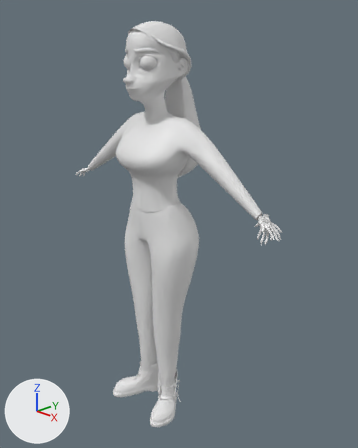
One commit to the Blender file mavis.blend: the scene before it, then after it.
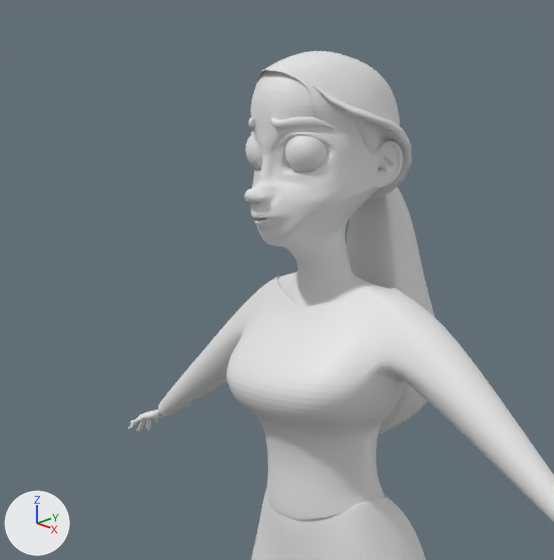
The first picture shows the older version from a 50 mm camera at (2.46, -2.14, 2.57) aimed at (0.07, 0.12, 1.4). The close-ups show both versions on the part from 7% to 70% of the width and 0% to 51% of the height of that picture; other places that the commit changed are outside them. Every picture has the same lights, and +X, +Y and +Z are marked at lower left.

The first close-up shows 'back hair', 'body', 'eye', 'pants', 'scalp', 'shirt', 'side hair d'.
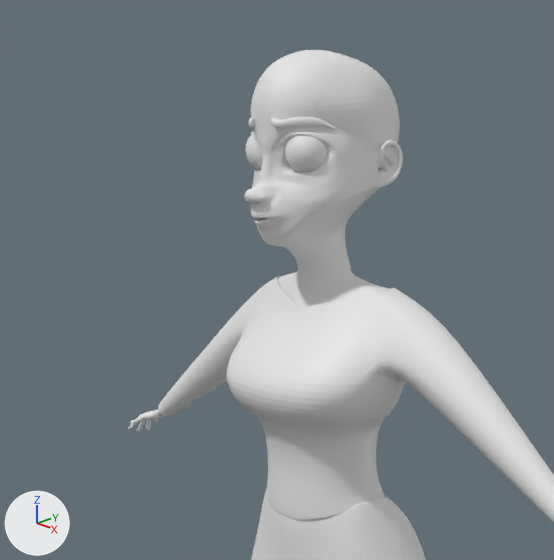
Edits to the bpy script that builds the scene:
```text
Change me_roundcube_001:
    used by ob_scalp; location = (0.0, 0.0, 0.0)
    remove me_roundcube_001.from_pydata(...)  # 52 vertices, 37 faces; spans x 0.0..0.188, y -0.199..0.217, z 2.337..2.725
    add me_roundcube_001.from_pydata(...)  # 56 vertices, 42 faces; spans x 0.0..0.188, y -0.19..0.217, z 2.337..2.725
    me_roundcube_001 part 1
    8 vertices are removed from x 0.0..0.16, y -0.199..0.021, z 2.486..2.671
    7 faces are deleted
    5 vertices move from x 0.0..0.155, y -0.085..-0.072, z 2.594..2.716 to x 0.0..0.157, y -0.085..-0.072, z 2.594..2.725
    12 vertices are added at x 0.0..0.162, y -0.19..0.021, z 2.486..2.691
    12 new faces join them
Change cu_nurbspath_001:
    where _sp = cu_nurbspath_001.splines.new('NURBS'); _sp.points.add(4)
    remove _sp.points.foreach_set('co', [0.0, 0.0, 0.959, 1.0, 0.0, 0.0, 0.479, 1.0, 0.0, 0.0, 0.0, 1.0, 0.0, 0.0, -0.479, 1.0, 0.0, 0.0, -0.959, 1.0])
    remove _sp.points.foreach_set('radius', [0.139, 1.851, 0.0233, 3.66, 0.216])
    add _sp.points.foreach_set('co', [0.0, -0.0384, 0.364, 1.0, 0.0, 0.0, 0.182, 1.0, 0.0, 0.0, 0.0, 1.0, 0.0, 0.0958, -0.182, 1.0, 0.0, -0.0585, -0.364, 1.0])
    add _sp.points.foreach_set('radius', [0.0529, 0.703, 0.00883, 1.39, 0.00664])
    where _sp = cu_nurbspath_001.splines.new('NURBS'); _sp.points.add(4)
    add _sp.resolution_u = 3
    add cu_nurbspath_001.resolution_u = 3
    add cu_nurbspath_001.use_fill_caps = True
Change ob_side_hair_d:
    add ob_side_hair_d.hide_set(True)  # its collection is switched off
Change ob_back_hair:
    ob_back_hair.scale: (0.38, 0.38, 0.38) -> (1.0, 1.0, 1.0)
    add ob_back_hair.hide_set(True)  # its collection is switched off
```

Pixel boxes [x1, y1, x2, y2] of what changed, in the close-ups (554 x 560 px):
'scalp', reshaped
    before: [256, 51, 400, 200]
    after: [258, 50, 400, 200]
'back hair', hidden
    before: [346, 187, 435, 434]
'side hair d', hidden
    before: [313, 85, 412, 202]
part 1 of me_roundcube_001, built on
    before: [256, 51, 385, 148]
    after: [258, 50, 388, 149]
